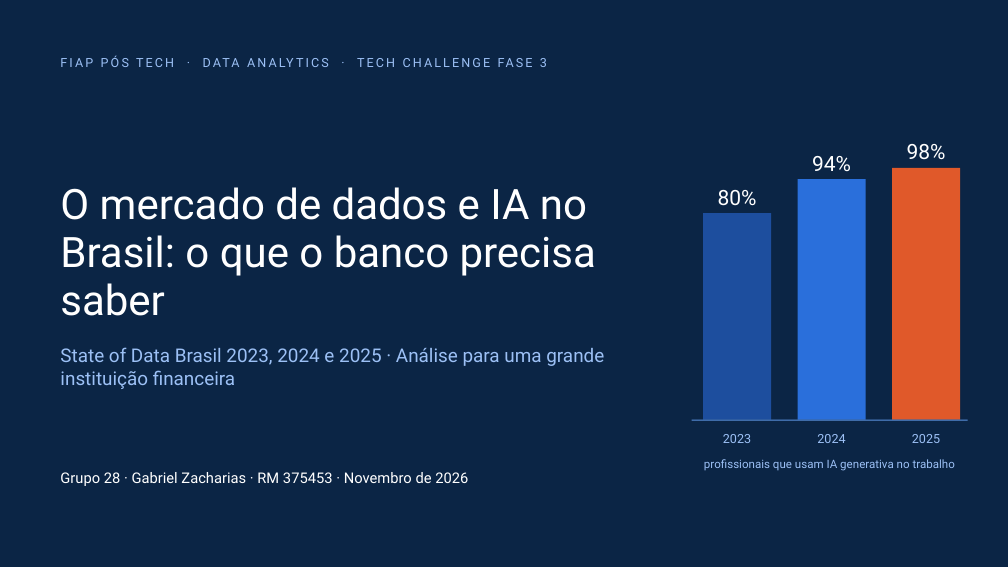
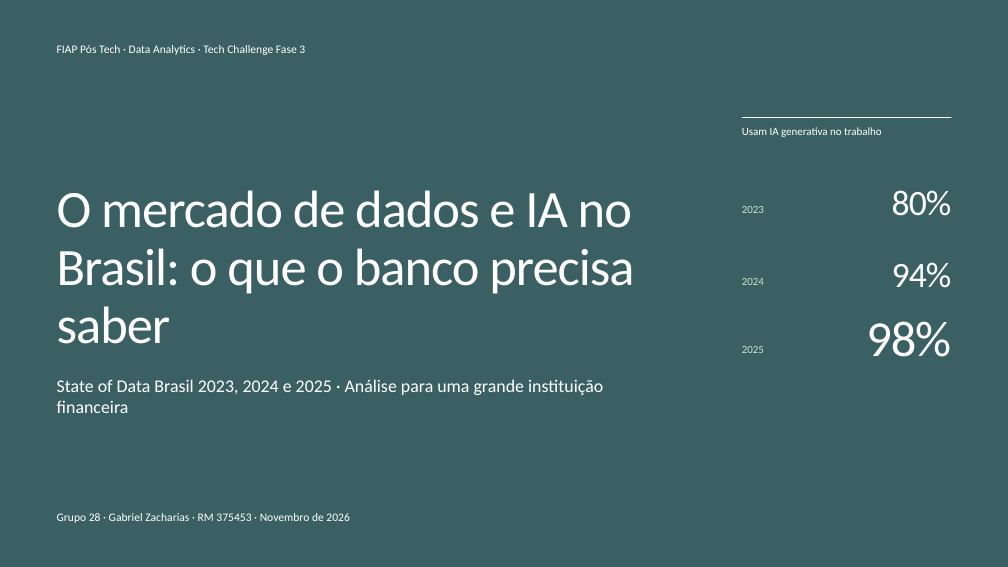
Before and after one commit to gabrielmzacharias-cloud/tech-challenge-fase3-state-of-data, a slide deck: slide 1 of entrega/TechChallenge_Fase3_DTAT.pptx. Drawn at 1008x567 pixels with LibreOffice and Linux fonts; fonts in the diff are those of the drawing. Boxes give left, top, right and bottom in pixels: in the first picture for what was removed or moved away, otherwise in the second. Text is boxed around its words. In the diff, an @@ line names an element or a change of style, - is before the commit and + after.

```diff
--- a/entrega/TechChallenge_Fase3_DTAT.pptx
+++ b/entrega/TechChallenge_Fase3_DTAT.pptx
@@ background #0B2545 to #3B6064 @@
@@ text at <box>57,45,305,55</box>: text changed; size 12 to 11 pt; font Roboto to Calibri; text colour #9CC0F5 to #FFFFFF @@
-FIAP PÓS TECH · DATA ANALYTICS · TECH CHALLENGE FASE 3
+FIAP Pós Tech · Data Analytics · Tech Challenge Fase 3
@@ title "O mercado de dados e ..." at <box>57,190,634,344</box>: size 40 to 50 pt, font Roboto to Calibri, letter spacing 0 to -1 pt; line spacing 0.95 to 0.92 @@
@@ rectangle added at <box>742,117,951,118</box>, fill #FFFFFF @@
@@ text at <box>742,127,882,137</box>: text changed; size 11 to 10.5 pt; font Roboto to Calibri; text colour #9CC0F5 to #FFFFFF @@
-profissionais que usam IA generativa no trabalho
+Usam IA generativa no trabalho
@@ text "2023": place and size @@
-text "2023" at <box>723,434,751,443</box>
+text "2023" at <box>742,206,764,213</box>
@@ text "80%": place and size @@
-text "80%" at <box>718,190,757,206</box>
+text "80%" at <box>892,190,952,216</box>
@@ text "80%" at <box>892,190,952,216</box>: size 20 to 34 pt, font Roboto to Calibri, letter spacing 0 to -1 pt; alignment centre to right @@
@@ rectangle removed at <box>798,179,866,420</box> @@
@@ rectangle removed at <box>892,168,960,420</box> @@
@@ rectangle removed at <box>703,213,771,420</box> @@
@@ text "2024": place and size @@
-text "2024" at <box>817,434,845,443</box>
+text "2024" at <box>742,278,764,285</box>
@@ text "94%" at <box>892,262,952,288</box>: size 20 to 34 pt, font Roboto to Calibri, letter spacing 0 to -1 pt; alignment centre to right @@
@@ text "94%": place and size @@
-text "94%" at <box>812,156,851,171</box>
+text "94%" at <box>892,262,952,288</box>
@@ size 12 to 10.5 pt, font Roboto to Calibri, text colour #9CC0F5 to #C9E4CA; alignment centre to left; vertical alignment middle to bottom in 3 elements at <box>742,206,764,213</box>, <box>742,278,764,285</box>, <box>742,346,764,353</box> @@
@@ text "2025": place and size @@
-text "2025" at <box>912,434,940,443</box>
+text "2025" at <box>742,346,764,353</box>
@@ text "98%": place and size @@
-text "98%" at <box>907,144,946,160</box>
+text "98%" at <box>866,321,951,357</box>
@@ text "98%" at <box>866,321,951,357</box>: size 20 to 48 pt, font Roboto to Calibri, letter spacing 0 to -1 pt; alignment centre to right @@
@@ text "State of Data Brasil 2023, ...": place and size @@
-text "State of Data Brasil 2023, ..." at <box>60,347,604,389</box>
+text "State of Data Brasil 2023, ..." at <box>57,379,603,413</box>
@@ text "State of Data Brasil 2023, ..." at <box>57,379,603,413</box>: size 18 to 17 pt, font Roboto to Calibri, text colour #9CC0F5 to #FFFFFF @@
@@ rectangle removed at <box>692,420,968,420</box> @@
@@ text "Grupo 28 · Gabriel Zacharias ...": place and size @@
-text "Grupo 28 · Gabriel Zacharias ..." at <box>60,472,468,486</box>
+text "Grupo 28 · Gabriel Zacharias ..." at <box>57,513,349,523</box>
@@ text "Grupo 28 · Gabriel Zacharias ..." at <box>57,513,349,523</box>: size 14 to 11 pt, font Roboto to Calibri @@
```
Also in this commit, not shown: 34 other slides changed, 6 other files.
